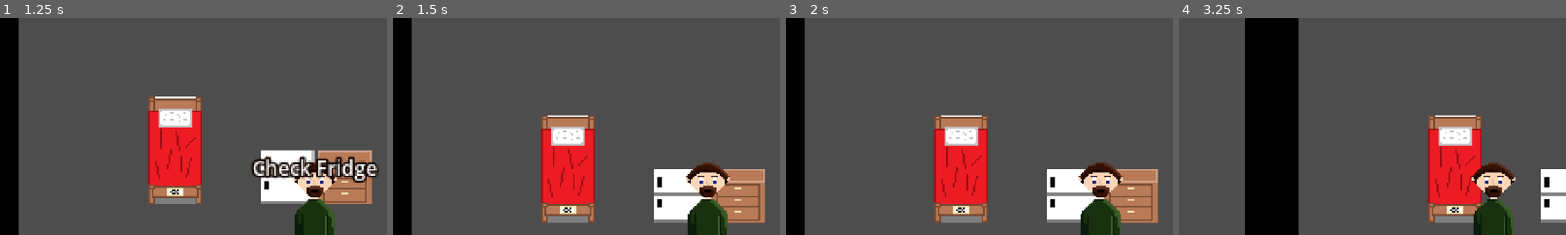
Above: before the commit, frames 1-4 (left to right).
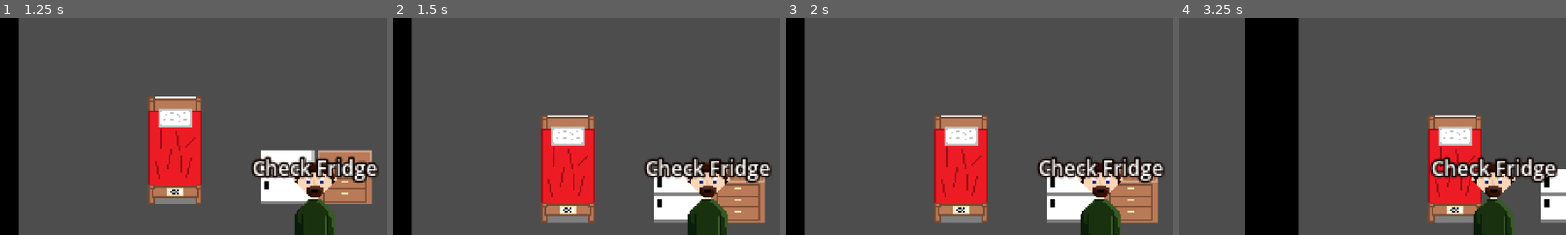
Above: after the commit, the same moments.

Repository: jallenh789/One-Dur-Bread
Game: Godot game, scene res://Scenes/Game scene/game_scene.tscn
Same seed, same stepped clock (60 frames per second), same inputs: the game is played once before the commit and once after it.
Inputs:
- Up to frame 1 (1.25 s): tap Enter at 0.5 s; hold W (move_up) from 0.53 s (still down); hold E (interact) from 0.53 s (still down)
- Up to frame 2 (1.5 s): keep holding W (move_up); release E (interact) at 1.28 s; tap E (interact) at 1.35 s
- Up to frame 3 (2 s): keep holding W (move_up)
- Up to frame 4 (3.25 s): tap Space at 2 s; release W (move_up) at 2.03 s; hold E (interact) 2.03-2.78 s; hold A (move_left) from 2.03 s (still down); tap E (interact) at 2.85 s
The pictures show only the part of the screen within x 9-59%, y 4-54%; the shares and areas given below are measured in that part.

Frame 1 is identical in both runs. In frame 2, 2.3% of the frame differs, in the area x 64-98%, y 64-77%; in frame 3, 2.3%; in frame 4, 2.4%, in the area x 64-98%, y 63-76%.
Error before the commit: Invalid assignment of property or key 'interact' with value of type 'Callable' on a base object of type 'Area2D (interactable.gd)'. (res://Scenes/Room)

Commit message:
Update interactable.gd

Diff:
--- a/interactable components/interactable.gd
+++ b/interactable components/interactable.gd
@@ -3,5 +3,5 @@
 @export var interact_name: String = ""
 @export var is_interactable: bool = true
 
-func _interact():
+var interact: Callable = func():
 	pass
